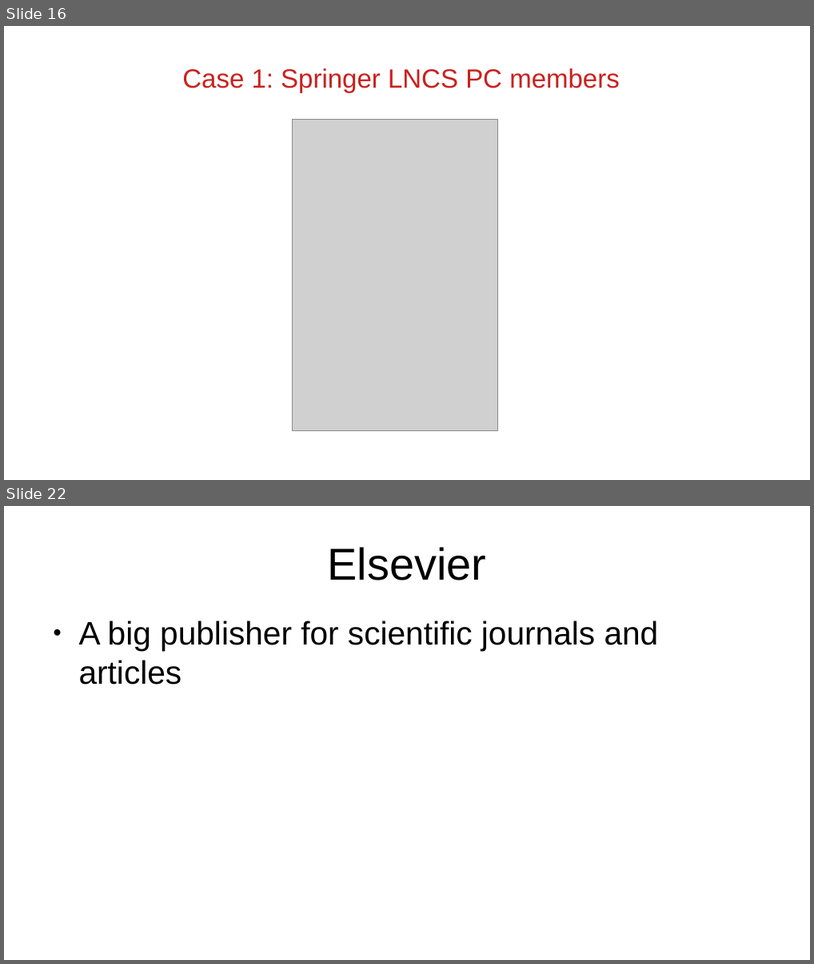
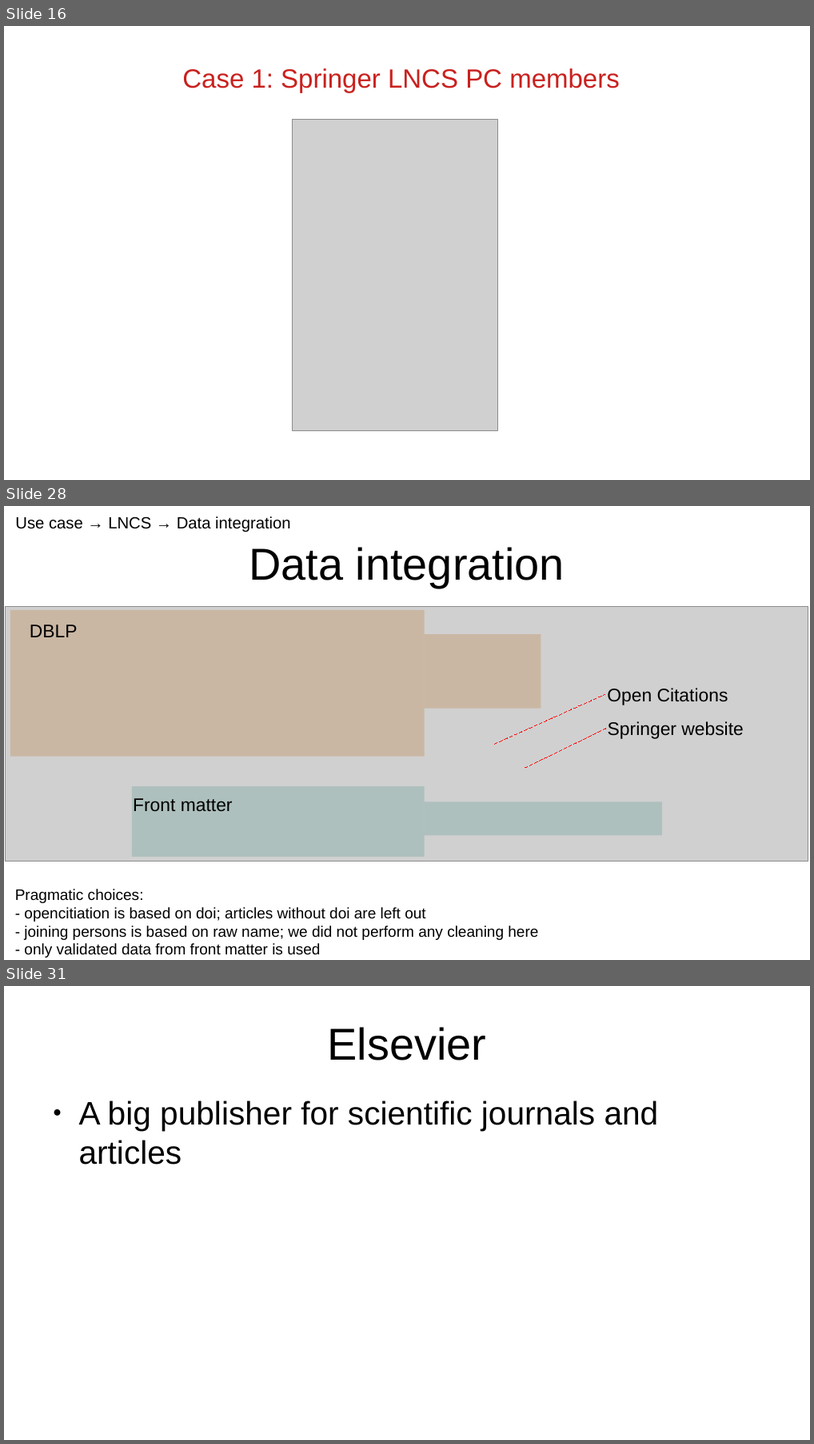
Before and after one commit to XibrenX/MasterThesis, a slide deck: slides/presentatie.odp. Shown one above the other, each under a label of ours: slides 16 and 22 before the commit, slides 16, 28 and 31 after it; the slides between them are not shown. The pictures are 814x964 and 814x1444 pixels, drawn with LibreOffice and Linux fonts; fonts in the diff are those of the drawing; grey boxes stand for pictures. Boxes give left, top, right and bottom in pixels: in the first picture for what was removed or moved away, otherwise in the second. Text is boxed around its words. In the diff, an @@ line names an element or a change of style, - is before the commit and + after.

```diff
--- a/slides/presentatie.odp
+++ b/slides/presentatie.odp
@@ slide 28 added at [4, 506, 810, 960], background #FFFFFF @@
@@ title added at [15, 516, 291, 532], 16 pt, text #000000 @@
+Use case → LNCS → Data integration
@@ title added at [250, 547, 565, 588], 44 pt, text #000000 @@
+Data integration
@@ picture added at [6, 606, 809, 861] @@
@@ rectangle added at [10, 610, 425, 756], fill #B85C00 at 21% opacity @@
@@ text added at [30, 624, 78, 637], 18 pt, text #000000 @@
+DBLP
@@ rectangle added at [425, 634, 541, 708], fill #B85C00 at 21% opacity @@
@@ line added from (495, 744) to (606, 694), #FF0000 0 pt dashed @@
@@ text added at [607, 688, 729, 705], 18 pt, text #000000 @@
+Open Citations
@@ text added at [608, 721, 743, 739], 18 pt, text #000000 @@
+Springer website
@@ line added from (525, 768) to (606, 728), #FF0000 0 pt dashed @@
@@ rectangle added at [132, 786, 425, 856], fill #50938A at 26% opacity @@
@@ text added at [133, 798, 233, 811], 18 pt, text #000000 @@
+Front matter
@@ rectangle added at [425, 802, 662, 836], fill #50938A at 26% opacity @@
@@ text added at [15, 888, 538, 957], 15 pt, text #000000 @@
+Pragmatic choices:
+- opencitiation is based on doi; articles without doi are left out
+- joining persons is based on raw name; we did not perform any cleaning here
+- only validated data from front matter is used
@@ what was slide 22 is now slide 31 @@
```
Also in this commit, not shown: 7 slides changed, 9 other slides added, 1 slide removed, 12 other files.
